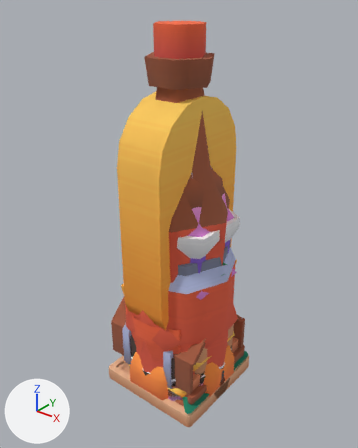
One commit to the glTF model android/app/src/main/assets/hole3d/foods.glb: the scene before it, then after it.
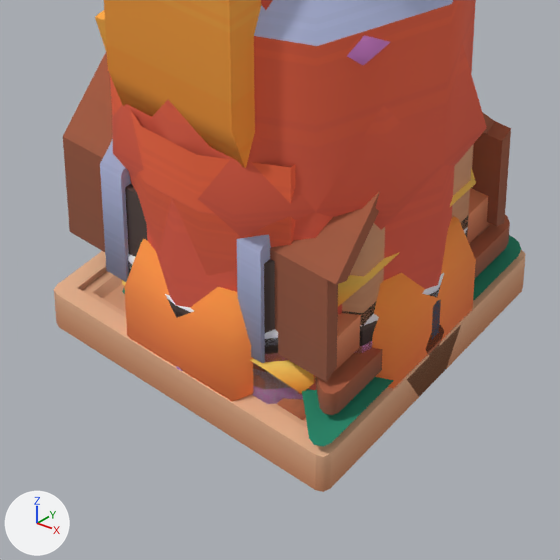
There are two pictures of each version: one whole from a camera (50 mm lens) standing at (2.37, -2.98, 3.47) and looking at (-0.01, 0.0, 1.62), one close up on the part from 26% to 73% of the width and 63% to 100% of the height. The axes (+X, +Y, +Z) are drawn at lower left. The lights are the same throughout. The first two pictures are the older version.

The scene before the commit, as lines of its bpy script (objects in view):
```python
me_cake_birthday = bpy.data.meshes.new('cake-birthday')
me_cake_birthday.from_pydata(...)  # 825 vertices, 1092 faces; spans x -0.5..0.5, y -0.5..0.5, z 0.0..0.569
me_cake_birthday.materials.append(mat_food)  # picture img_colormap
me_fries = bpy.data.meshes.new('fries')
me_fries.from_pydata(...)  # 228 vertices, 300 faces; spans x -0.345..0.345, y -0.5..0.5, z 0.0..1.499
me_fries.materials.append(mat_food)  # picture img_colormap
me_maki_salmon = bpy.data.meshes.new('maki-salmon')
me_maki_salmon.from_pydata(...)  # 30 vertices, 56 faces; spans x -0.5..0.5, y -0.433..0.433, z 0.0..0.583
me_maki_salmon.materials.append(mat_food)  # picture img_colormap
ob_cake_birthday = bpy.data.objects.new('cake-birthday', me_cake_birthday)
ob_cake_birthday.location = (0.0, 0.0, 0.0)
ob_fries = bpy.data.objects.new('fries', me_fries)
ob_fries.location = (0.0, 0.0, 0.0)
ob_maki_salmon = bpy.data.objects.new('maki-salmon', me_maki_salmon)
ob_maki_salmon.location = (0.0, 0.0, 0.0)
# also in view: 'ice-cream' at (0.0, 0.0, 0.85); 'taco' at (0.0, 0.0, 0.31); 'burger-cheese-double' at (0.0, 0.0, 0.42); 'waffle' at (0.0, 0.0, 0.06); 'cake' at (0.0, 0.0, 0.21)
```
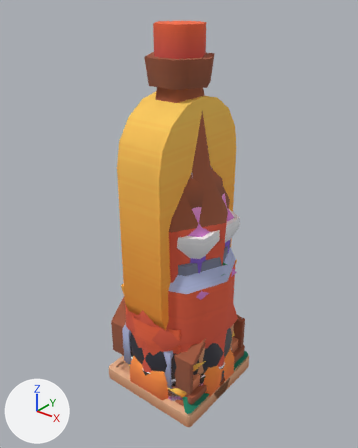
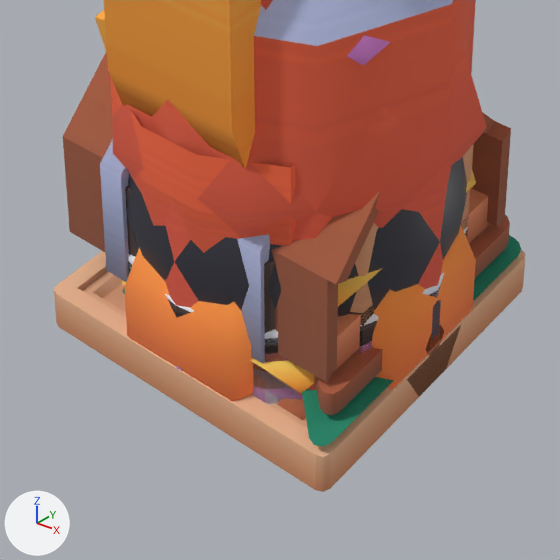
The change, as a diff of the scene's bpy script:
```diff
--- a/android/app/src/main/assets/hole3d/foods.glb.py
+++ b/android/app/src/main/assets/hole3d/foods.glb.py
@@ mat_bomb @@
+mat_bomb = bpy.data.materials.new('bomb')
+mat_bomb.use_nodes = True; mat_bomb.node_tree.nodes.clear()
+_N = mat_bomb.node_tree.nodes; _L = mat_bomb.node_tree.links
+n0 = _N.new('ShaderNodeBsdfPrincipled'); n0.name = 'Principled BSDF'
+n1 = _N.new('ShaderNodeOutputMaterial'); n1.name = 'Material Output'
+n2 = _N.new('ShaderNodeVertexColor'); n2.name = 'Color Attribute'
+_L.new(n0.outputs[0], n1.inputs[0])  # 'BSDF' to 'Surface'
+_L.new(n2.outputs[0], n0.inputs[0])  # 'Color' to 'Base Color'
@@ me_bomb @@
+me_bomb.from_pydata(...)  # 274 vertices, 532 faces; spans x -0.5..0.5, y -0.5..0.5, z 0.0..1.51
+me_bomb.materials.append(mat_bomb)
@@ ob_bomb @@
+ob_bomb = bpy.data.objects.new('bomb', me_bomb)
+ob_bomb.location = (0.0, 0.0, 0.0)
```

Where the change shows, as pixel boxes (x1, y1, x2, y2) in the close-ups (560 x 560 px):
'bomb', added
    after: (126, 157, 467, 316)
